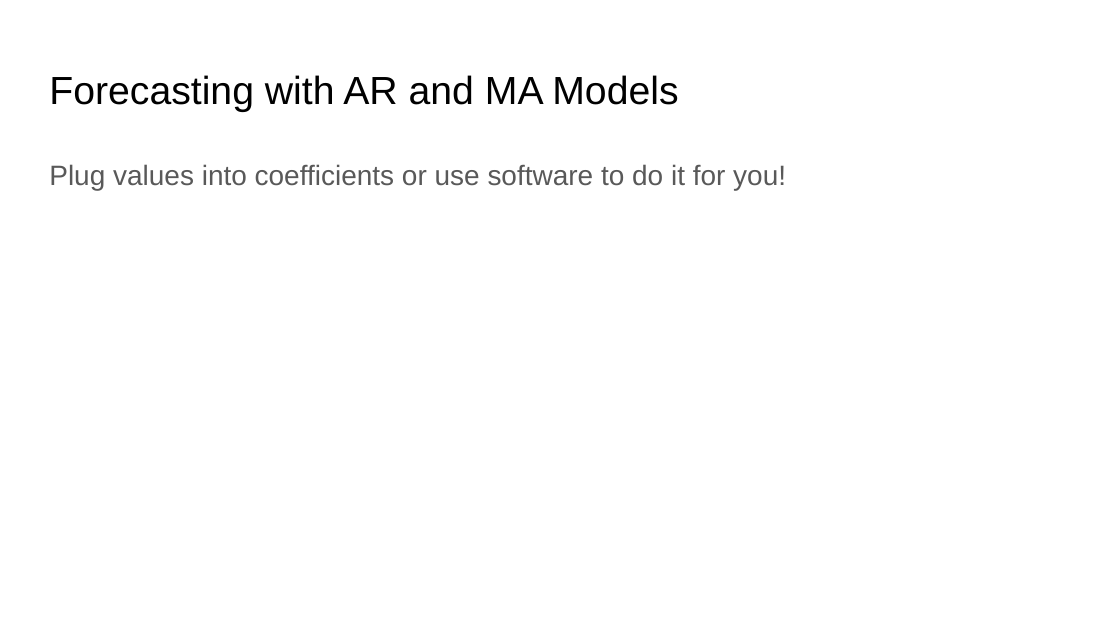
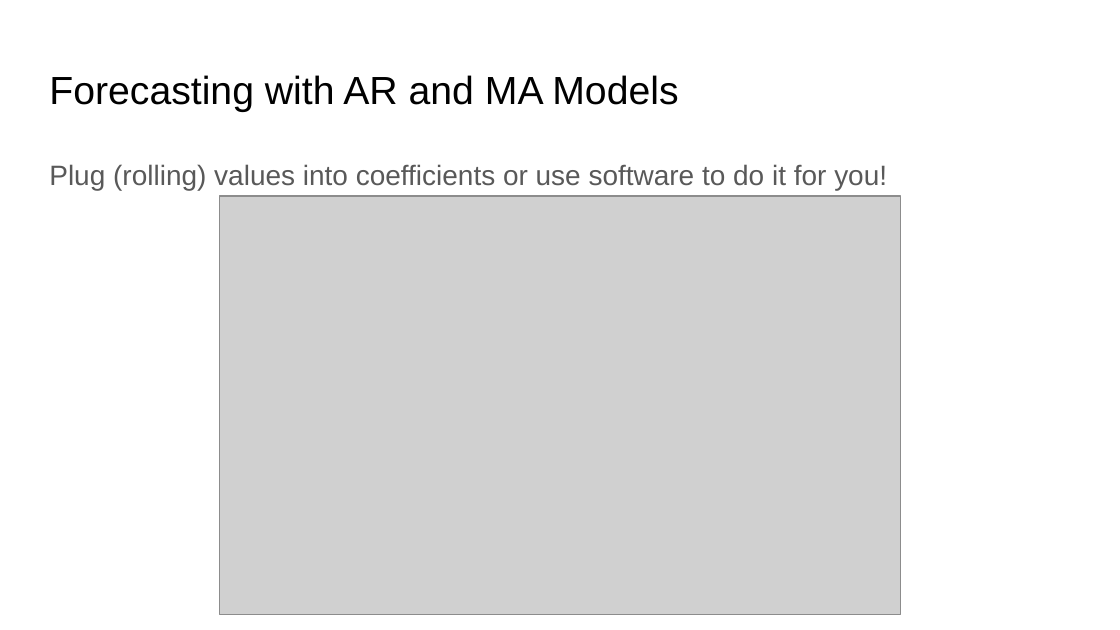
Before and after one commit to rjwrobel86/Python4Statistics, a slide deck: slide 16 of Non-Python Stats Stuff/Slides/Time Series Analysis.pptx. Drawn at 1120x630 pixels with LibreOffice and Linux fonts; fonts in the diff are those of the drawing; grey boxes stand for pictures. Boxes give left, top, right and bottom in pixels: in the first picture for what was removed or moved away, otherwise in the second. Text is boxed around its words. In the diff, an @@ line names an element or a change of style, - is before the commit and + after.

```diff
--- a/Non-Python Stats Stuff/Slides/Time Series Analysis.pptx
+++ b/Non-Python Stats Stuff/Slides/Time Series Analysis.pptx
@@ text at (49,164,887,190): text changed @@
-Plug values into coefficients or use software to do it for you!
+Plug (rolling) values into coefficients or use software to do it for you!
@@ picture added at (220,196,900,615) @@
```
Also in this commit, not shown: 6 other slides changed, 2 slides added, 1 slide removed, 27 other files.
